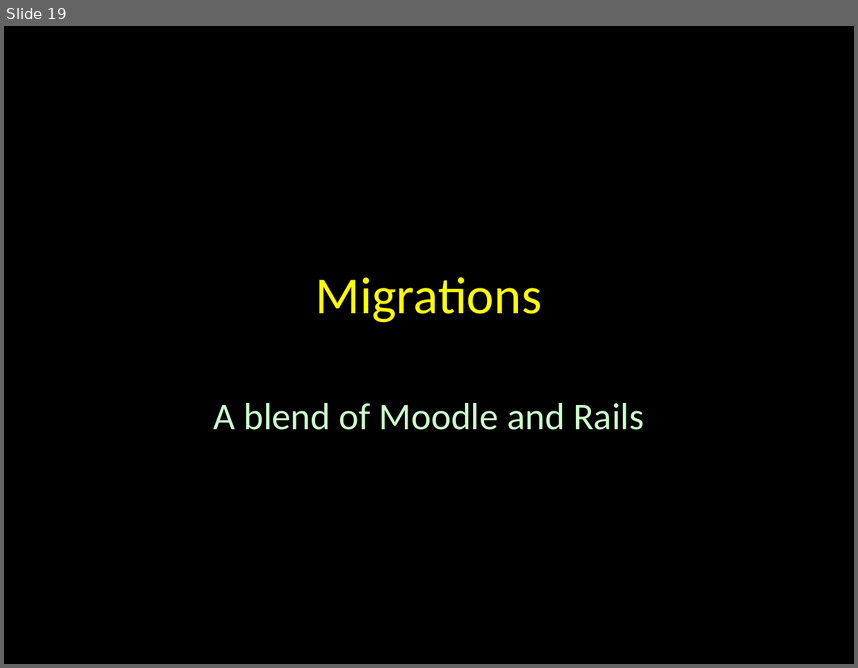
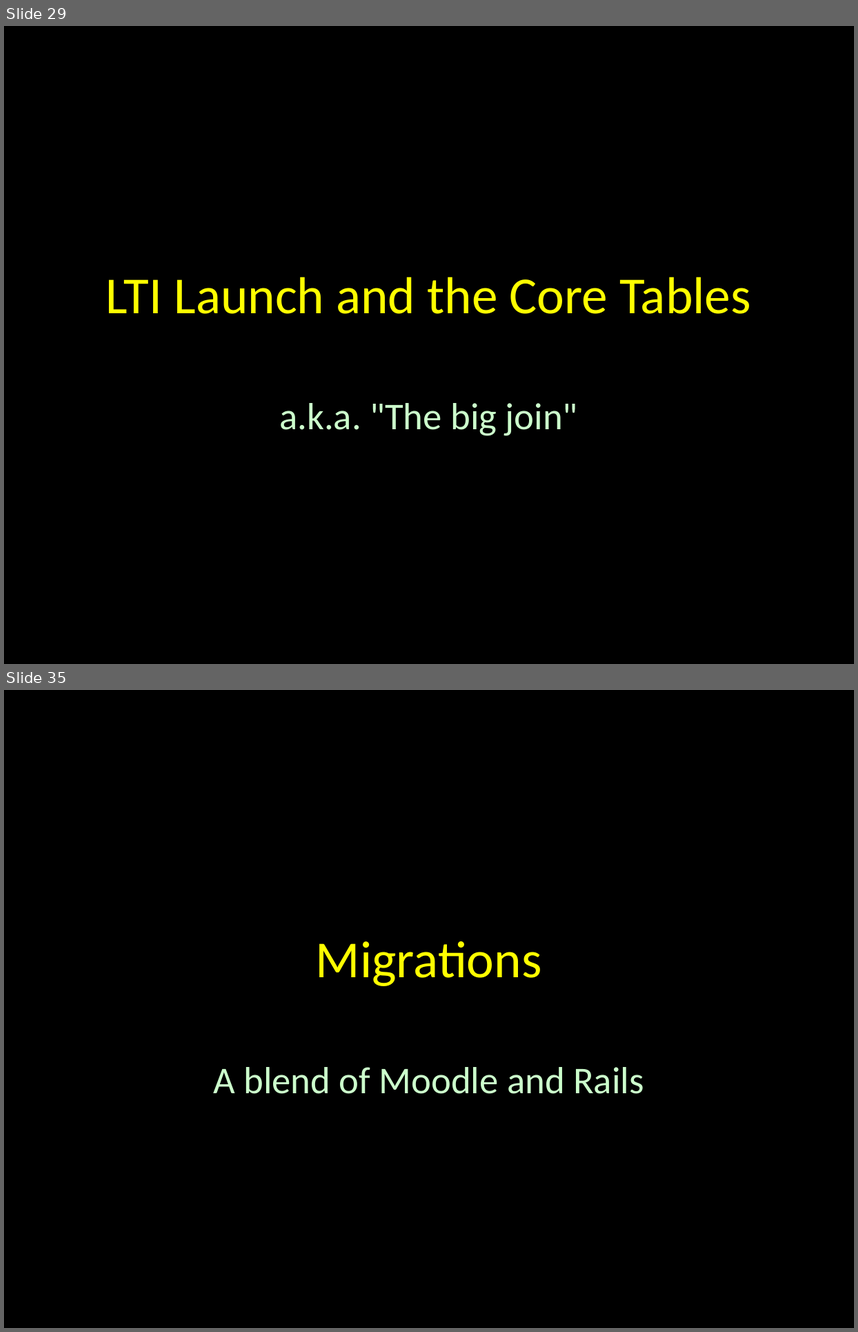
Before and after one commit to tsugiproject/tsugi, a slide deck: docs/lectures/02-Data-Model.pptx. Shown one above the other, each under a label of ours: slide 19 before the commit, slides 29 and 35 after it; the slides between them are not shown. The pictures are 858x668 and 858x1332 pixels, drawn with LibreOffice and Linux fonts; fonts in the diff are those of the drawing. Boxes give left, top, right and bottom in pixels: in the first picture for what was removed or moved away, otherwise in the second. Text is boxed around its words. In the diff, an @@ line names an element or a change of style, - is before the commit and + after.

```diff
--- a/docs/lectures/02-Data-Model.pptx
+++ b/docs/lectures/02-Data-Model.pptx
@@ slide 29 added at <box>4,26,854,664</box>, background #000000 @@
@@ title added at <box>106,276,751,314</box>, 44 pt, text #FFFF00 @@
+LTI Launch and the Core Tables
@@ subtitle added at <box>279,403,578,436</box>, 32 pt, text #CCFFCC @@
+a.k.a. "The big join"
@@ what was slide 19 is now slide 35 @@
```
Also in this commit, not shown: 4 slides changed, 15 other slides added.
